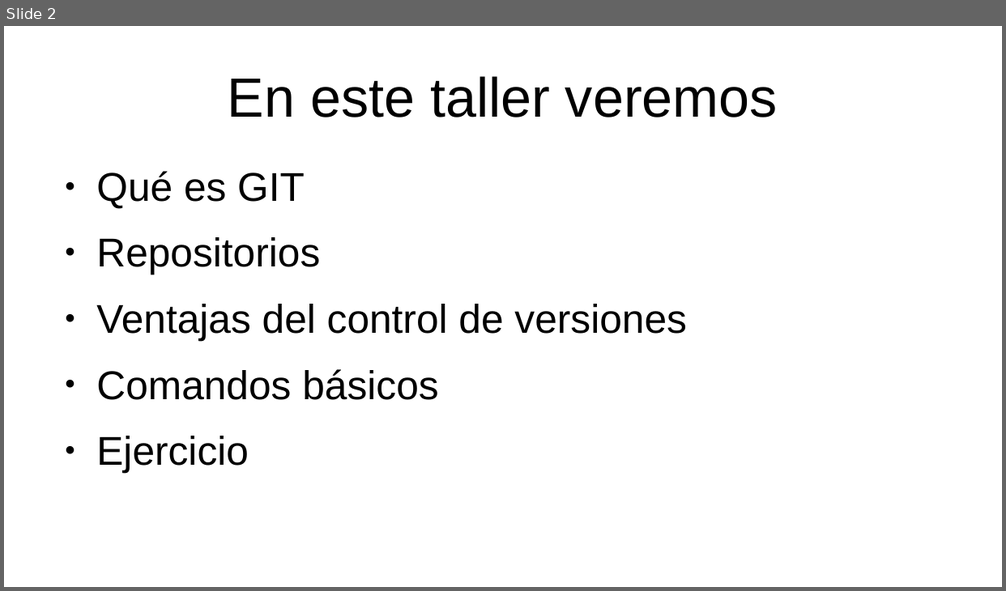
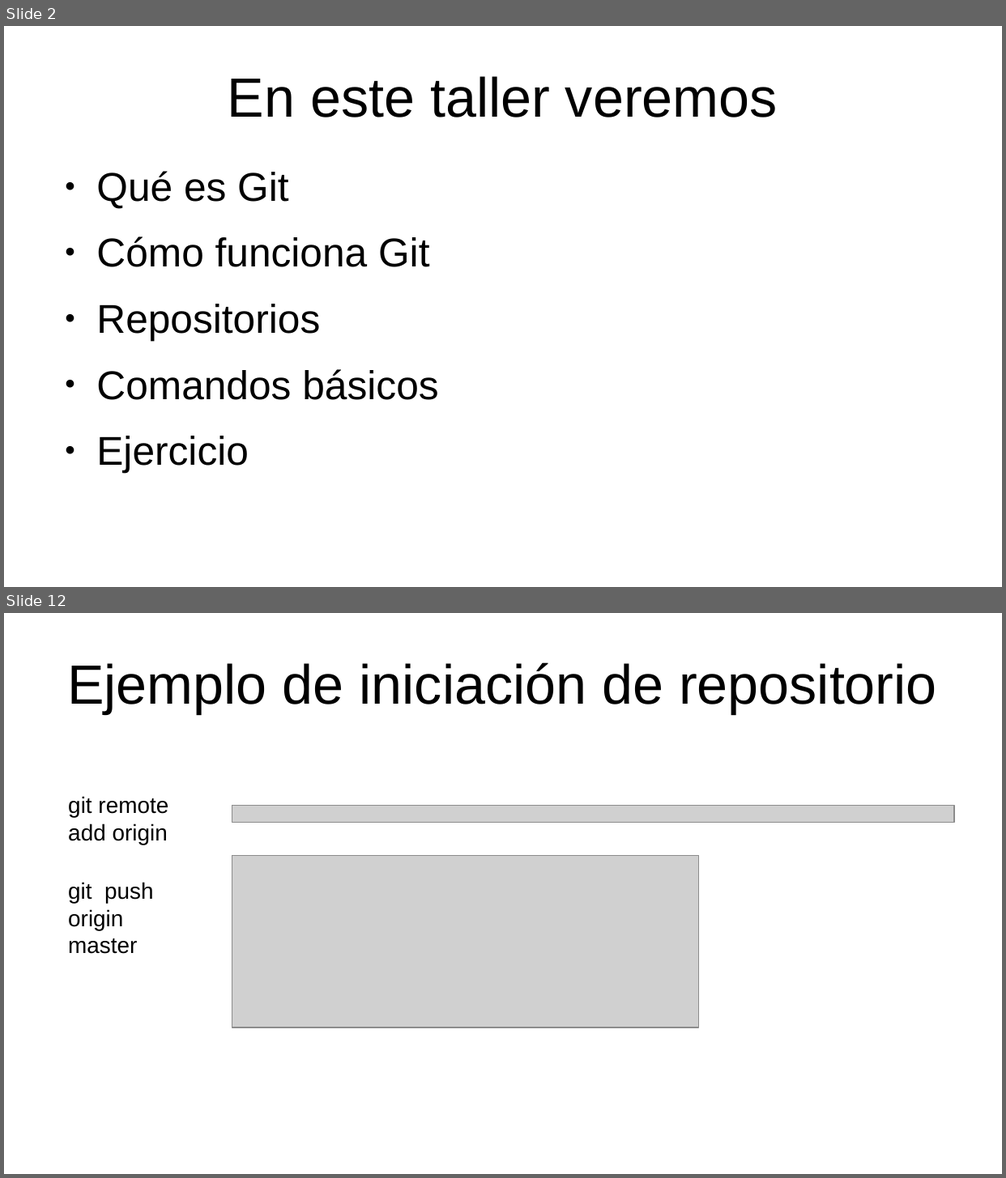
Before and after one commit to p4b10r/git-basico, a slide deck: TALLER GIT.odp. Shown one above the other, each under a label of ours: slide 2 before the commit, slides 2 and 12 after it; the slides between them are not shown. The pictures are 1006x591 and 1006x1178 pixels, drawn with LibreOffice and Linux fonts; fonts in the diff are those of the drawing; grey boxes stand for pictures. Boxes give left, top, right and bottom in pixels: in the first picture for what was removed or moved away, otherwise in the second. Text is boxed around its words. In the diff, an @@ line names an element or a change of style, - is before the commit and + after.

```diff
--- a/TALLER GIT.odp
+++ b/TALLER GIT.odp
@@ slide 12 added at [4, 613, 1002, 1174], background #FFFFFF @@
@@ title added at [67, 662, 937, 714], 44 pt, text #000000 @@
+Ejemplo de iniciación de repositorio
@@ text added at [68, 796, 168, 845], 18 pt, text #000000 @@
+git remote add origin
@@ picture added at [232, 806, 955, 823] @@
@@ picture added at [232, 856, 700, 1029] @@
@@ text added at [68, 882, 154, 954], 18 pt, text #000000 @@
+git push origin master
@@ slide 2 changed as well @@
@@ text at [96, 171, 429, 267]: text changed @@
-● Qué es GIT
+● Qué es Git
+● Cómo funciona Git
@@ text at [96, 304, 687, 340]: paragraph removed @@
-● Ventajas del control de versiones
```
Also in this commit, not shown: 1 other slide changed, 11 other slides added, 9 other files.
